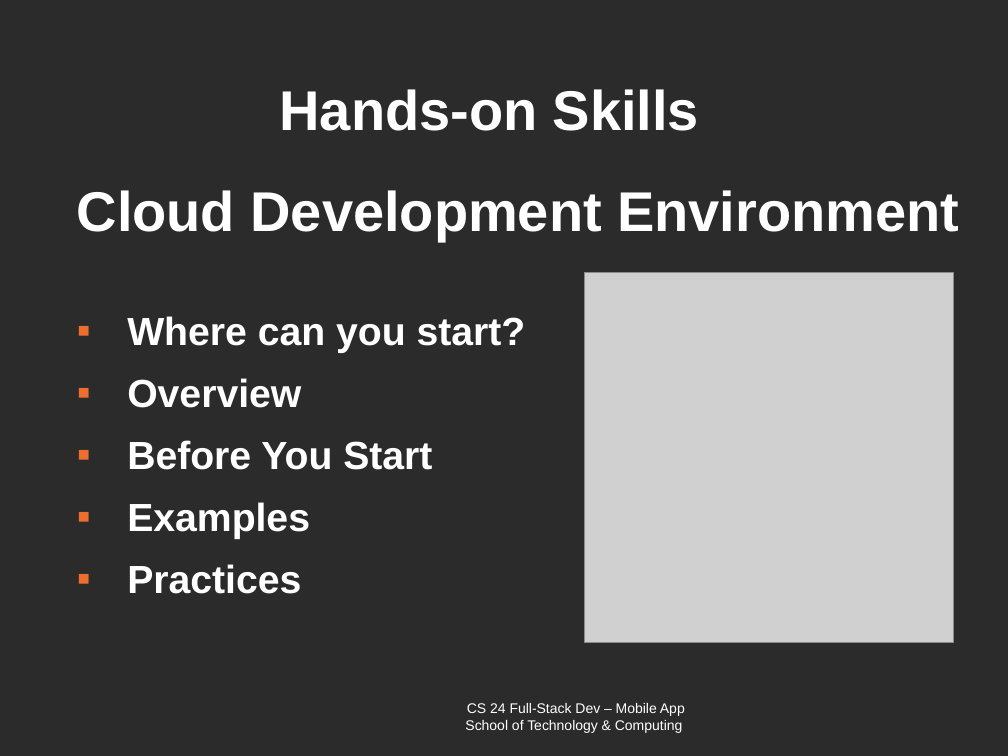
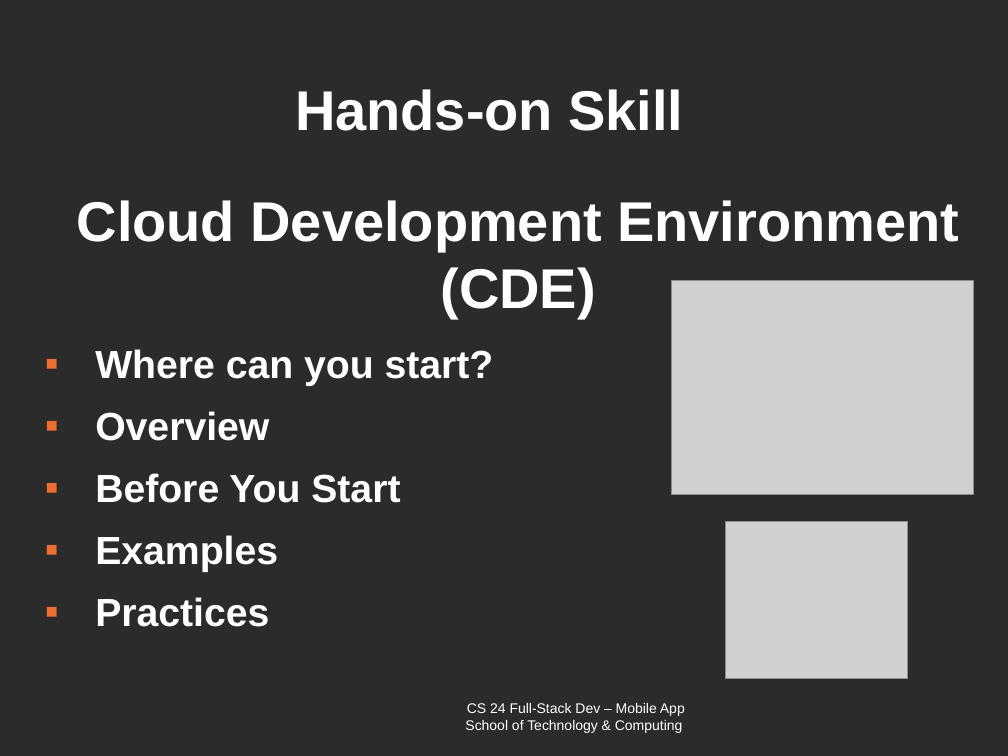
Before and after one commit to samchung0117/sigite2023-example, a slide deck: slide 1 of 02 HOS/ACM SIGITE 2023 HOS.pptx. Drawn at 1008x756 pixels with LibreOffice and Linux fonts; fonts in the diff are those of the drawing; grey boxes stand for pictures; background and template pictures are left out; a plain dark background stands for a picture behind light text. Boxes give left, top, right and bottom in pixels: in the first picture for what was removed or moved away, otherwise in the second. Text is boxed around its words. In the diff, an @@ line names an element or a change of style, - is before the commit and + after.

```diff
--- a/02 HOS/ACM SIGITE 2023 HOS.pptx
+++ b/02 HOS/ACM SIGITE 2023 HOS.pptx
@@ subtitle at <box>295,89,684,131</box>: text changed @@
-Hands-on Skills
+Hands-on Skill
@@ text at <box>77,200,959,318</box>: text changed @@
-Cloud Development Environment
+Cloud Development Environment
+(CDE)
@@ picture removed at <box>585,273,955,643</box> @@
@@ picture added at <box>671,280,974,495</box> @@
@@ text "Where can you start?": place and size @@
-text "Where can you start?" at <box>127,316,526,594</box>
+text "Where can you start?" at <box>95,349,494,627</box>
@@ picture added at <box>726,521,908,679</box> @@
```
Also in this commit, not shown: 7 other slides changed.
